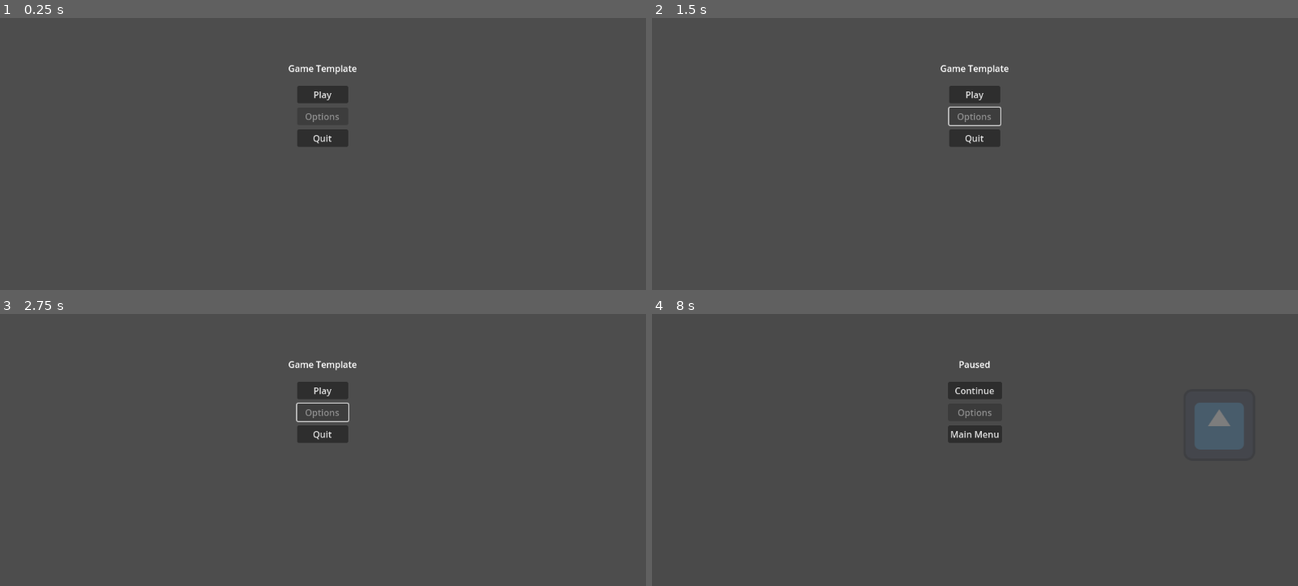
Above: before the commit, frames 1-4 (two rows, left to right).
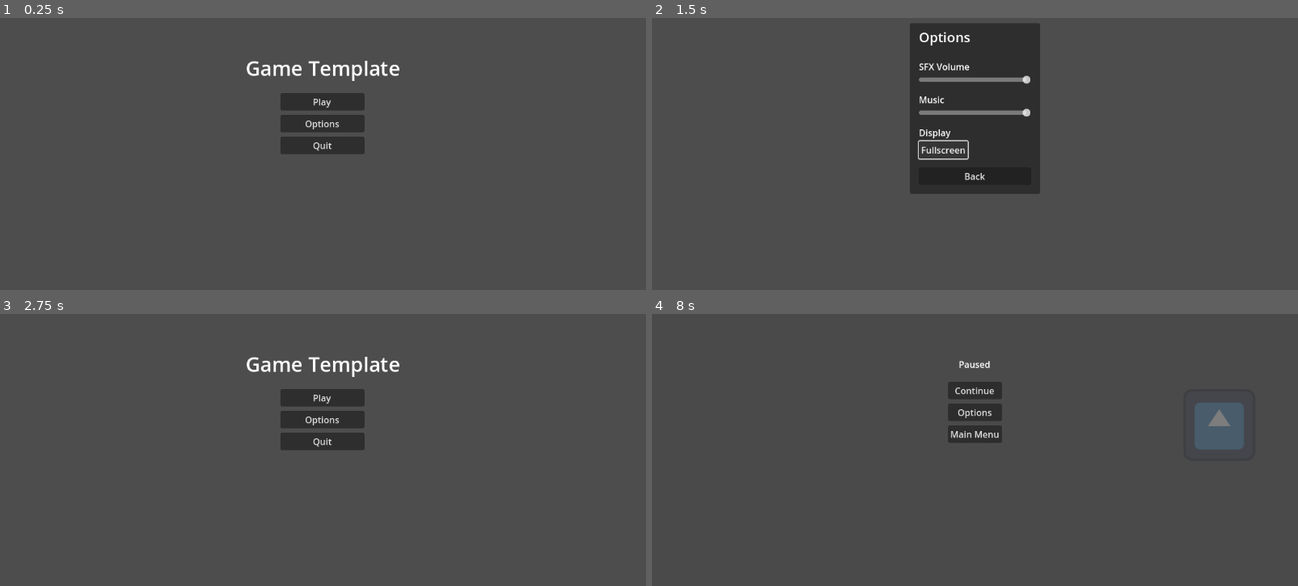
Above: after the commit, the same moments.

Repository: Dutchgoose/Godot-Project-Template
Game: Godot game, scene res://scenes/ui/main_menu.tscn
Two runs of this game, one before a commit and one after it. Both use one fixed random seed, a clock stepped at 60 frames per second and the inputs below. The engine's default icon, where the game draws it, is replaced by a stand-in: a white triangle on a blue panel in a dark square.
Inputs (mouse positions are in pixels of both pictures, inside the frame that each line leads up to):
- Up to frame 1 (0.25 s): no input
- Up to frame 2 (1.5 s): click (975, 124) at 0.5 s, where only the run after the commit has a clickable "Options"; click (942, 148) at 1.25 s, where only the run after the commit has a clickable "Windowed"
- Up to frame 3 (2.75 s): click (323, 471) at 2 s, where only the run after the commit has a clickable "Back"
- Up to frame 4 (8 s): click "Play" at 2.75 s; move the mouse to (1117, 387) at 3.52 s; click "Continue" at 4.25 s; move the mouse to (845, 422) at 5.02 s; move the mouse to (1039, 324) at 5.77 s; move the mouse to (942, 477) at 6.52 s; move the mouse to (1168, 458) at 7.27 s; tap Escape (escape) at 7.9 s

The runs differ from the first frame. In frame 1, 2.5% of the frame differs, in the area x 38-62%, y 15-50%; in frame 2, 11%, in the area x 39-61%, y 2-65%; in frame 3, 2.6%; in frame 4, less than 0.1%.

Commit message:
adding options menu
Add an options menu that lets you:
- Change sound effects volume
- Change music volume
- Toggle Fullscreen / Windowed

Diff:
--- a/scenes/ui/main_menu.gd
+++ b/scenes/ui/main_menu.gd
@@ -1,12 +1,26 @@
 extends CanvasLayer
 
+@onready var main_menu_body = %MainMenuBody
 @onready var play_button = %PlayButton
 @onready var options_button = %OptionsButton
 @onready var quit_button = %QuitButton
 
 var loading_scene: PackedScene = preload("res://scenes/ui/loading_screen.tscn")
+var options_menu_scene: PackedScene = preload("res://scenes/ui/options_menu.tscn")
 
 # Called when the node enters the scene tree for the first time.
 func _ready():
 	play_button.pressed.connect(func(): get_tree().change_scene_to_packed(loading_scene))
+	options_button.pressed.connect(on_options_pressed)
 	quit_button.pressed.connect(func(): get_tree().quit())
+
+
+func on_options_pressed():
+	var options_menu_instance = options_menu_scene.instantiate()
+	options_menu_instance.back_pressed.connect(on_options_back_pressed.bind(options_menu_instance))
+	main_menu_body.visible = false
+	add_child(options_menu_instance)
+
+func on_options_back_pressed(options_menu: OptionsMenu):
+	main_menu_body.visible = true
+	options_menu.queue_free()
--- a/scenes/ui/main_menu.tscn
+++ b/scenes/ui/main_menu.tscn
@@ -6,46 +6,53 @@
 [node name="MainMenu" type="CanvasLayer"]
 script = ExtResource("1_lt8yj")
 
-[node name="MarginContainer" type="MarginContainer" parent="."]
+[node name="MainMenuBody" type="MarginContainer" parent="."]
+unique_name_in_owner = true
 anchors_preset = 15
 anchor_right = 1.0
 anchor_bottom = 1.0
 grow_horizontal = 2
 grow_vertical = 2
 
-[node name="VBoxContainer" type="VBoxContainer" parent="MarginContainer"]
+[node name="VBoxContainer" type="VBoxContainer" parent="MainMenuBody"]
 layout_mode = 2
 size_flags_horizontal = 4
 size_flags_vertical = 4
 
-[node name="Label" type="Label" parent="MarginContainer/VBoxContainer"]
+[node name="Label" type="Label" parent="MainMenuBody/VBoxContainer"]
 layout_mode = 2
+theme_override_font_sizes/font_size = 36
 text = "Game Template"
 horizontal_alignment = 1
 
-[node name="MarginContainer" type="MarginContainer" parent="MarginContainer/VBoxContainer"]
+[node name="MarginContainer" type="MarginContainer" parent="MainMenuBody/VBoxContainer"]
 layout_mode = 2
 theme_override_constants/margin_left = 16
 theme_override_constants/margin_top = 16
 theme_override_constants/margin_right = 16
 theme_override_constants/margin_bottom = 16
 
-[node name="VBoxContainer" type="VBoxContainer" parent="MarginContainer/VBoxContainer/MarginContainer"]
+[node name="VBoxContainer" type="VBoxContainer" parent="MainMenuBody/VBoxContainer/MarginContainer"]
+custom_minimum_size = Vector2(150, 0)
 layout_mode = 2
+size_flags_horizontal = 4
+size_flags_vertical = 4
 theme_override_constants/separation = 8
 
-[node name="PlayButton" parent="MarginContainer/VBoxContainer/MarginContainer/VBoxContainer" instance=ExtResource("2_aa8xj")]
+[node name="PlayButton" parent="MainMenuBody/VBoxContainer/MarginContainer/VBoxContainer" instance=ExtResource("2_aa8xj")]
 unique_name_in_owner = true
 layout_mode = 2
+size_flags_vertical = 4
 text = "Play"
 
-[node name="OptionsButton" parent="MarginContainer/VBoxContainer/MarginContainer/VBoxContainer" instance=ExtResource("2_aa8xj")]
+[node name="OptionsButton" parent="MainMenuBody/VBoxContainer/MarginContainer/VBoxContainer" instance=ExtResource("2_aa8xj")]
 unique_name_in_owner = true
 layout_mode = 2
-disabled = true
+size_flags_vertical = 4
 text = "Options"
 
-[node name="QuitButton" parent="MarginContainer/VBoxContainer/MarginContainer/VBoxContainer" instance=ExtResource("2_aa8xj")]
+[node name="QuitButton" parent="MainMenuBody/VBoxContainer/MarginContainer/VBoxContainer" instance=ExtResource("2_aa8xj")]
 unique_name_in_owner = true
 layout_mode = 2
+size_flags_vertical = 4
 text = "Quit"
--- /dev/null
+++ b/scenes/ui/options_menu.gd
@@ -0,0 +1,57 @@
+extends CanvasLayer
+class_name OptionsMenu
+
+signal back_pressed
+
+@onready var window_button = %WindowButton as Button
+@onready var sfx_slider = %SFXSlider
+@onready var music_slider = $%MusicSlider
+@onready var back_button = $%BackButton
+
+var previous_ui: Node
+
+func _ready():
+	back_button.pressed.connect(on_back_pressed)
+	window_button.pressed.connect(on_window_button_pressed)
+	sfx_slider.value_changed.connect(on_audio_slider_changed.bind("SFX"))
+	music_slider.value_changed.connect(on_audio_slider_changed.bind("Music"))
+	update_display()
+
+
+func update_display():
+	window_button.text = "Windowed"
+	if DisplayServer.window_get_mode() == DisplayServer.WINDOW_MODE_FULLSCREEN:
+		window_button.text = "Fullscreen"
+
+	sfx_slider.value = get_bus_volume_percent("SFX")
+	music_slider.value = get_bus_volume_percent("Music")
+
+func get_bus_volume_percent(bus_name: String):
+	var bus_index = AudioServer.get_bus_index(bus_name)
+	var volume_db = AudioServer.get_bus_volume_db(bus_index)
+	return db_to_linear(volume_db)
+
+
+func set_bus_volume_percent(bus_name: String, percent: float):
+	var bus_index = AudioServer.get_bus_index(bus_name)
+	var volume_db = linear_to_db(percent)
+	AudioServer.set_bus_volume_db(bus_index, volume_db)
+
+
+func on_window_button_pressed():
+	var mode = DisplayServer.window_get_mode()
+	if mode != DisplayServer.WINDOW_MODE_FULLSCREEN:
+		DisplayServer.window_set_mode(DisplayServer.WINDOW_MODE_FULLSCREEN)
+	else:
+		DisplayServer.window_set_flag(DisplayServer.WINDOW_FLAG_BORDERLESS, false)
+		DisplayServer.window_set_mode(DisplayServer.WINDOW_MODE_WINDOWED)
+
+	update_display()
+
+
+func on_audio_slider_changed(value: float, bus_name: String):
+	set_bus_volume_percent(bus_name, value)
+
+
+func on_back_pressed():
+	back_pressed.emit()
--- /dev/null
+++ b/scenes/ui/options_menu.tscn
@@ -0,0 +1,84 @@
+[gd_scene load_steps=3 format=3 uid="uid://dvoysvboloo3p"]
+
+[ext_resource type="Script" path="res://scenes/ui/options_menu.gd" id="1_8l6bt"]
+[ext_resource type="PackedScene" uid="uid://doqa6vjfcdi1a" path="res://scenes/ui/sound_button.tscn" id="3_w2wc7"]
+
+[node name="OptionsMenu" type="CanvasLayer"]
+script = ExtResource("1_8l6bt")
+
+[node name="MarginContainer" type="MarginContainer" parent="."]
+anchors_preset = 15
+anchor_right = 1.0
+anchor_bottom = 1.0
+grow_horizontal = 2
+grow_vertical = 2
+
+[node name="PanelContainer" type="PanelContainer" parent="MarginContainer"]
+layout_mode = 2
+size_flags_horizontal = 4
+size_flags_vertical = 4
+
+[node name="MarginContainer" type="MarginContainer" parent="MarginContainer/PanelContainer"]
+layout_mode = 2
+theme_override_constants/margin_left = 16
+theme_override_constants/margin_top = 8
+theme_override_constants/margin_right = 16
+theme_override_constants/margin_bottom = 16
+
+[node name="VBoxContainer" type="VBoxContainer" parent="MarginContainer/PanelContainer/MarginContainer"]
+custom_minimum_size = Vector2(200, 0)
+layout_mode = 2
+theme_override_constants/separation = 24
+
+[node name="Label" type="Label" parent="MarginContainer/PanelContainer/MarginContainer/VBoxContainer"]
+layout_mode = 2
+theme_override_font_sizes/font_size = 24
+text = "Options"
+
+[node name="VBoxContainer" type="VBoxContainer" parent="MarginContainer/PanelContainer/MarginContainer/VBoxContainer"]
+layout_mode = 2
+theme_override_constants/separation = 16
+
+[node name="SFXOptionsContainer" type="VBoxContainer" parent="MarginContainer/PanelContainer/MarginContainer/VBoxContainer/VBoxContainer"]
+layout_mode = 2
+
+[node name="Label" type="Label" parent="MarginContainer/PanelContainer/MarginContainer/VBoxContainer/VBoxContainer/SFXOptionsContainer"]
+layout_mode = 2
+text = "SFX Volume"
+
+[node name="SFXSlider" type="HSlider" parent="MarginContainer/PanelContainer/MarginContainer/VBoxContainer/VBoxContainer/SFXOptionsContainer"]
+unique_name_in_owner = true
+layout_mode = 2
+max_value = 1.0
+step = 0.01
+
+[node name="MusicOptionsContainer" type="VBoxContainer" parent="MarginContainer/PanelContainer/MarginContainer/VBoxContainer/VBoxContainer"]
+layout_mode = 2
+
+[node name="Label" type="Label" parent="MarginContainer/PanelContainer/MarginContainer/VBoxContainer/VBoxContainer/MusicOptionsContainer"]
+layout_mode = 2
+text = "Music"
+
+[node name="MusicSlider" type="HSlider" parent="MarginContainer/PanelContainer/MarginContainer/VBoxContainer/VBoxContainer/MusicOptionsContainer"]
+unique_name_in_owner = true
+layout_mode = 2
+max_value = 1.0
+step = 0.01
+
+[node name="WindowOptionsContainer" type="VBoxContainer" parent="MarginContainer/PanelContainer/MarginContainer/VBoxContainer/VBoxContainer"]
+layout_mode = 2
+
+[node name="Label" type="Label" parent="MarginContainer/PanelContainer/MarginContainer/VBoxContainer/VBoxContainer/WindowOptionsContainer"]
+layout_mode = 2
+text = "Display"
+
+[node name="WindowButton" parent="MarginContainer/PanelContainer/MarginContainer/VBoxContainer/VBoxContainer/WindowOptionsContainer" instance=ExtResource("3_w2wc7")]
+unique_name_in_owner = true
+layout_mode = 2
+size_flags_horizontal = 0
+text = "Fullscreen"
+
+[node name="BackButton" parent="MarginContainer/PanelContainer/MarginContainer/VBoxContainer/VBoxContainer" instance=ExtResource("3_w2wc7")]
+unique_name_in_owner = true
+layout_mode = 2
+text = "Back"
--- a/scenes/ui/pause_menu.gd
+++ b/scenes/ui/pause_menu.gd
@@ -3,15 +3,17 @@
 @onready var continue_button = %ContinueButton
 @onready var options_button = %OptionsButton
 @onready var main_menu_button = %MainMenuButton
+@onready var pause_menu_body = %PauseMenuBody
 
 var main_menu_scene: PackedScene = preload("res://scenes/ui/main_menu.tscn")
+var options_menu_scene: PackedScene = preload("res://scenes/ui/options_menu.tscn")
 
-# Called when the node enters the scene tree for the first time.
+
 func _ready():
 	get_tree().paused = true
 	continue_button.pressed.connect(on_continue_pressed)
 	main_menu_button.pressed.connect(on_main_menu_pressed)
-
+	options_button.pressed.connect(on_options_pressed)
 
 func on_continue_pressed():
 	get_tree().paused = false
@@ -21,3 +23,14 @@
 func on_main_menu_pressed():
 	get_tree().paused = false
 	get_tree().change_scene_to_packed(main_menu_scene)
+
+
+func on_options_pressed():
+	var options_menu_instance = options_menu_scene.instantiate()
+	options_menu_instance.back_pressed.connect(on_options_back_pressed.bind(options_menu_instance))
+	pause_menu_body.visible = false
+	add_child(options_menu_instance)
+
+func on_options_back_pressed(options_menu: OptionsMenu):
+	pause_menu_body.visible = true
+	options_menu.queue_free()
--- a/scenes/ui/pause_menu.tscn
+++ b/scenes/ui/pause_menu.tscn
@@ -8,52 +8,52 @@
 process_mode = 3
 script = ExtResource("1_5rnul")
 
-[node name="MarginContainer" type="MarginContainer" parent="."]
+[node name="PauseMenuBody" type="MarginContainer" parent="."]
+unique_name_in_owner = true
 anchors_preset = 15
 anchor_right = 1.0
 anchor_bottom = 1.0
 grow_horizontal = 2
 grow_vertical = 2
 
-[node name="TextureRect" type="TextureRect" parent="MarginContainer"]
+[node name="TextureRect" type="TextureRect" parent="PauseMenuBody"]
 modulate = Color(0.286275, 0.286275, 0.286275, 0.713726)
 layout_mode = 2
 texture = ExtResource("2_28rqb")
 
-[node name="VBoxContainer" type="VBoxContainer" parent="MarginContainer"]
+[node name="VBoxContainer" type="VBoxContainer" parent="PauseMenuBody"]
 layout_mode = 2
 size_flags_horizontal = 4
 size_flags_vertical = 4
 
-[node name="Label" type="Label" parent="MarginContainer/VBoxContainer"]
+[node name="Label" type="Label" parent="PauseMenuBody/VBoxContainer"]
 layout_mode = 2
 text = "Paused
 "
 horizontal_alignment = 1
 
-[node name="MarginContainer" type="MarginContainer" parent="MarginContainer/VBoxContainer"]
+[node name="MarginContainer" type="MarginContainer" parent="PauseMenuBody/VBoxContainer"]
 layout_mode = 2
 theme_override_constants/margin_left = 16
 theme_override_constants/margin_top = 16
 theme_override_constants/margin_right = 16
 theme_override_constants/margin_bottom = 16
 
-[node name="VBoxContainer" type="VBoxContainer" parent="MarginContainer/VBoxContainer/MarginContainer"]
+[node name="VBoxContainer" type="VBoxContainer" parent="PauseMenuBody/VBoxContainer/MarginContainer"]
 layout_mode = 2
 theme_override_constants/separation = 8
 
-[node name="ContinueButton" parent="MarginContainer/VBoxContainer/MarginContainer/VBoxContainer" instance=ExtResource("3_vnr64")]
+[node name="ContinueButton" parent="PauseMenuBody/VBoxContainer/MarginContainer/VBoxContainer" instance=ExtResource("3_vnr64")]
 unique_name_in_owner = true
 layout_mode = 2
 text = "Continue"
 
-[node name="OptionsButton" parent="MarginContainer/VBoxContainer/MarginContainer/VBoxContainer" instance=ExtResource("3_vnr64")]
+[node name="OptionsButton" parent="PauseMenuBody/VBoxContainer/MarginContainer/VBoxContainer" instance=ExtResource("3_vnr64")]
 unique_name_in_owner = true
 layout_mode = 2
-disabled = true
 text = "Options"
 
-[node name="MainMenuButton" parent="MarginContainer/VBoxContainer/MarginContainer/VBoxContainer" instance=ExtResource("3_vnr64")]
+[node name="MainMenuButton" parent="PauseMenuBody/VBoxContainer/MarginContainer/VBoxContainer" instance=ExtResource("3_vnr64")]
 unique_name_in_owner = true
 layout_mode = 2
 text = "Main Menu"
